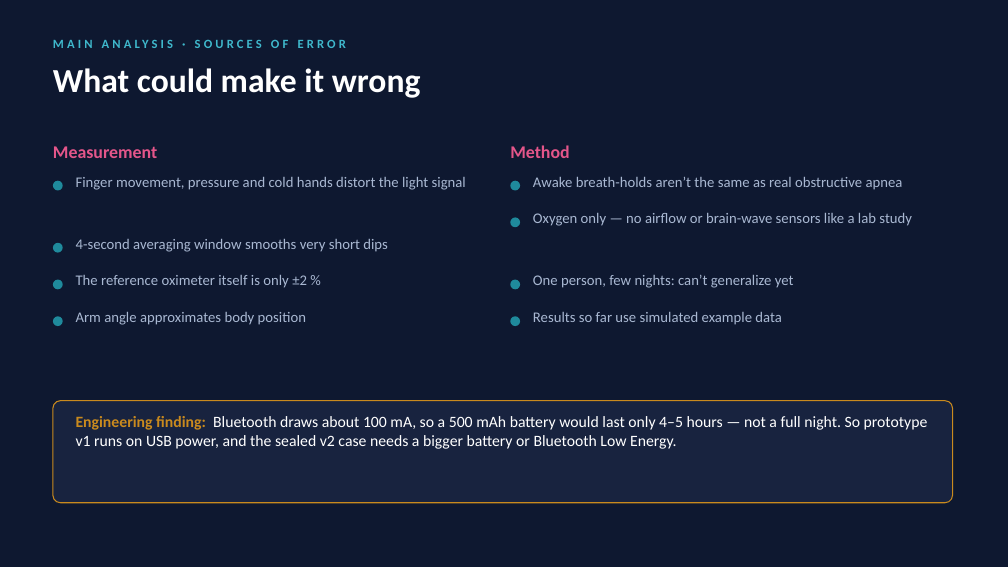
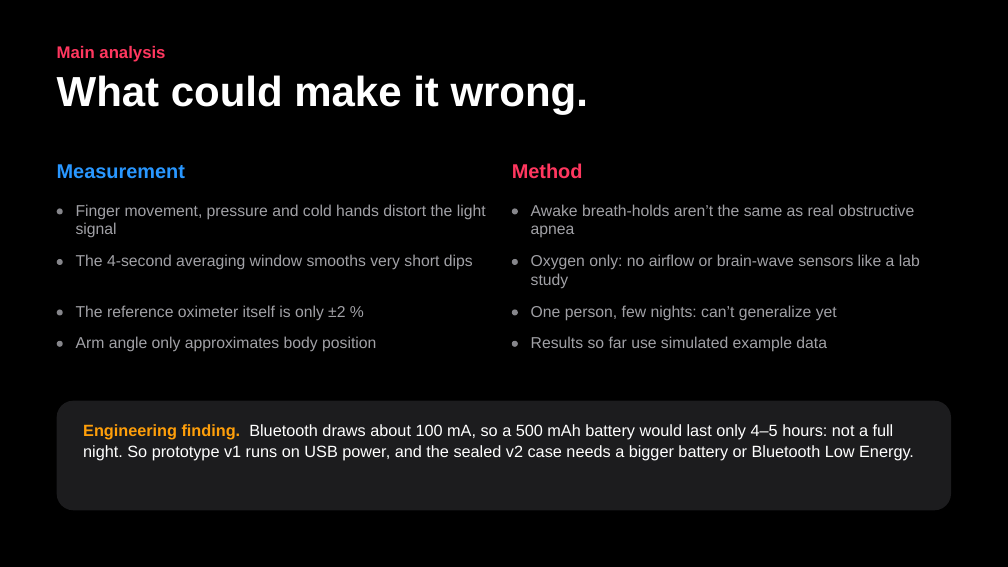
Before and after one commit to gabrielamamanestudent-wq/teetomivV2, a slide deck: slide 12 of science-fair/night-signal/Night_Signal_Presentation.pptx. Drawn at 1008x567 pixels with LibreOffice and Linux fonts; fonts in the diff are those of the drawing. Boxes give left, top, right and bottom in pixels: in the first picture for what was removed or moved away, otherwise in the second. Text is boxed around its words. In the diff, an @@ line names an element or a change of style, - is before the commit and + after.

```diff
--- a/science-fair/night-signal/Night_Signal_Presentation.pptx
+++ b/science-fair/night-signal/Night_Signal_Presentation.pptx
@@ background #0E1830 to #000000 @@
@@ text at (x1=57, y1=46, x2=165, y2=62): text changed; size 12 to 16 pt; font Calibri to Arial; text colour #3FB8CC to #FF375F @@
-MAIN ANALYSIS · SOURCES OF ERROR
+Main analysis
@@ text "Main analysis" at (x1=57, y1=46, x2=165, y2=62): vertical alignment middle to top @@
@@ text at (x1=57, y1=75, x2=588, y2=115): text changed; size 32 to 40 pt; font Calibri to Arial @@
-What could make it wrong
+What could make it wrong.
@@ text "Measurement" moved from (x1=53, y1=146, x2=157, y2=158) to (x1=57, y1=164, x2=185, y2=179) @@
@@ text "Measurement" at (x1=57, y1=164, x2=185, y2=179): size 17 to 19 pt, font Calibri to Arial, text colour #E4568A to #2997FF; vertical alignment middle to top @@
@@ text "Method" moved from (x1=510, y1=145, x2=569, y2=158) to (x1=512, y1=163, x2=583, y2=179) @@
@@ text "Method" at (x1=512, y1=163, x2=583, y2=179): size 17 to 19 pt, font Calibri to Arial, text colour #E4568A to #FF375F; vertical alignment middle to top @@
@@ ellipse resized from (x1=53, y1=181, x2=63, y2=191) to (x1=57, y1=209, x2=63, y2=215) @@
@@ text "Finger movement, pressure and cold ..." moved from (x1=76, y1=177, x2=466, y2=190) to (x1=76, y1=204, x2=486, y2=237) @@
@@ ellipse resized from (x1=510, y1=181, x2=520, y2=191) to (x1=512, y1=209, x2=518, y2=215) @@
@@ size 14 to 15 pt, font Calibri to Arial, text colour #A9B8D2 to #A1A1A6 in 5 elements at (x1=531, y1=336, x2=827, y2=352), (x1=76, y1=204, x2=486, y2=237), (x1=531, y1=305, x2=837, y2=321), (x1=76, y1=305, x2=345, y2=321), (x1=531, y1=204, x2=914, y2=237) @@
@@ text "Awake breath-holds aren’t the same ..." moved from (x1=533, y1=177, x2=903, y2=190) to (x1=531, y1=204, x2=914, y2=237) @@
@@ ellipse resized from (x1=53, y1=243, x2=63, y2=253) to (x1=57, y1=259, x2=63, y2=265) @@
@@ text at (x1=76, y1=254, x2=473, y2=270): text changed; size 14 to 15 pt; font Calibri to Arial; text colour #A9B8D2 to #A1A1A6 @@
-4-second averaging window smooths very short dips
+The 4-second averaging window smooths very short dips
@@ fill #1F8A9C to #86868B in 8 elements at (x1=57, y1=259, x2=63, y2=265), (x1=512, y1=341, x2=518, y2=347), (x1=57, y1=341, x2=63, y2=347), (x1=512, y1=209, x2=518, y2=215), (x1=57, y1=209, x2=63, y2=215), (x1=512, y1=309, x2=518, y2=315), (x1=57, y1=309, x2=63, y2=315), (x1=512, y1=259, x2=518, y2=265) @@
@@ ellipse resized from (x1=510, y1=218, x2=520, y2=228) to (x1=512, y1=259, x2=518, y2=265) @@
@@ text at (x1=531, y1=254, x2=920, y2=289): text changed; size 14 to 15 pt; font Calibri to Arial; text colour #A9B8D2 to #A1A1A6 @@
-Oxygen only — no airflow or brain-wave sensors like a lab study
+Oxygen only: no airflow or brain-wave sensors like a lab study
@@ ellipse resized from (x1=53, y1=280, x2=63, y2=290) to (x1=57, y1=309, x2=63, y2=315) @@
@@ text "The reference oximeter itself is ..." moved from (x1=76, y1=275, x2=307, y2=288) to (x1=76, y1=305, x2=345, y2=321) @@
@@ ellipse resized from (x1=510, y1=280, x2=520, y2=290) to (x1=512, y1=309, x2=518, y2=315) @@
@@ text "One person, few nights: can’t ..." moved from (x1=533, y1=275, x2=794, y2=288) to (x1=531, y1=305, x2=837, y2=321) @@
@@ ellipse resized from (x1=53, y1=316, x2=63, y2=326) to (x1=57, y1=341, x2=63, y2=347) @@
@@ text at (x1=76, y1=336, x2=376, y2=352): text changed; size 14 to 15 pt; font Calibri to Arial; text colour #A9B8D2 to #A1A1A6 @@
-Arm angle approximates body position
+Arm angle only approximates body position
@@ ellipse resized from (x1=510, y1=316, x2=520, y2=326) to (x1=512, y1=341, x2=518, y2=347) @@
@@ text "Results so far use simulated ..." moved from (x1=533, y1=312, x2=781, y2=325) to (x1=531, y1=336, x2=827, y2=352) @@
@@ rounded rectangle resized from (x1=53, y1=401, x2=953, y2=503) to (x1=57, y1=401, x2=951, y2=510) @@
@@ rounded rectangle at (x1=57, y1=401, x2=951, y2=510): fill #18233F to #1C1C1E; outline #C98A1E 1 pt to none; proportions changed @@
@@ text at (x1=83, y1=424, x2=914, y2=461): text changed; size 15 to 15.5 pt; font Calibri to Arial @@
-Engineering finding: Bluetooth draws about 100 mA, so a 500 mAh battery would last only 4–5 hours — not a full night. So prototype v1 runs on USB power, and the sealed v2 case needs a bigger battery or Bluetooth Low Energy.
+Engineering finding. Bluetooth draws about 100 mA, so a 500 mAh battery would last only 4–5 hours: not a full night. So prototype v1 runs on USB power, and the sealed v2 case needs a bigger battery or Bluetooth Low Energy.
```
Also in this commit, not shown: 18 other slides changed, 7 other files.
